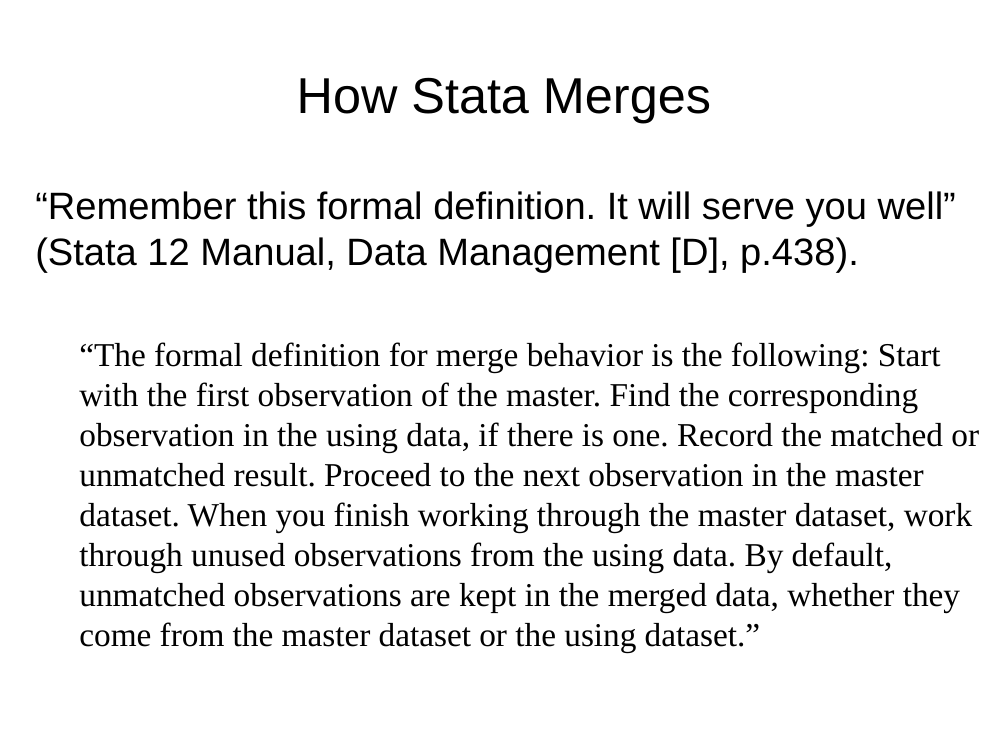
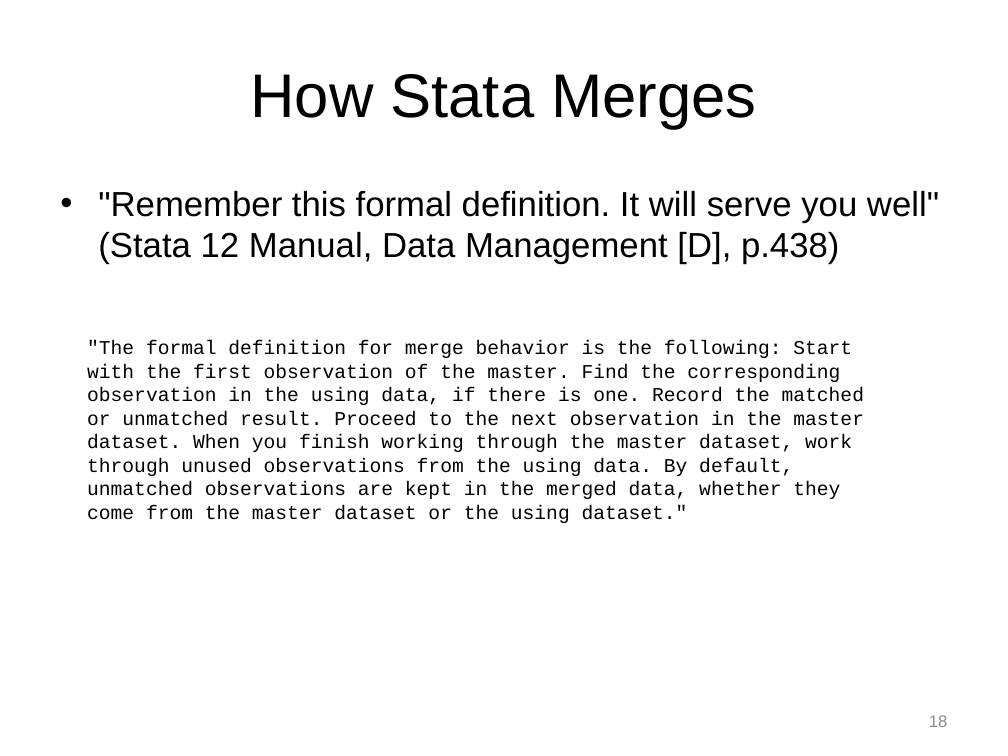
Before and after one commit to Chang-Y-Chung/dm, a slide deck: slide 19 of dm.pptx. Drawn at 1008x756 pixels with LibreOffice and Linux fonts; fonts in the diff are those of the drawing. Boxes give left, top, right and bottom in pixels: in the first picture for what was removed or moved away, otherwise in the second. Text is boxed around its words. In the diff, an @@ line names an element or a change of style, - is before the commit and + after.

Commit message:
edit dm on mac with limited number of fonts

```diff
--- a/dm.pptx
+++ b/dm.pptx
@@ title "How Stata Merges" at <box>250,74,756,129</box>: size 36 to 44 pt @@
@@ text added at <box>98,191,939,264</box>, 24.8 pt, text #000000 @@
+• "Remember this formal definition. It will serve you well" (Stata 12 Manual, Data Management [D], p.438)
@@ text at <box>87,340,864,523</box>: text changed; size 23.8 to 14 pt; font Times New Roman to Courier New @@
-“Remember this formal definition. It will serve you well” (Stata 12 Manual, Data Management [D], p.438).
-  “The formal definition for merge behavior is the following: Start with the first observation of the master. Find the corresponding observation in the using data, if there is one. Record the matched or unmatched result. Proceed to the next observation in the master dataset. When you finish working through the master dataset, work through unused observations from the using data. By default, unmatched observations are kept in the merged data, whether they come from the master dataset or the using dataset.”
+"The formal definition for merge behavior is the following: Start with the first observation of the master. Find the corresponding observation in the using data, if there is one. Record the matched or unmatched result. Proceed to the next observation in the master dataset. When you finish working through the master dataset, work through unused observations from the using data. By default, unmatched observations are kept in the merged data, whether they come from the master dataset or the using dataset."
@@ page number added at <box>929,715,948,727</box>, 12 pt, text #8C8C8C @@
+18
```
Also in this commit, not shown: 23 other slides changed.
